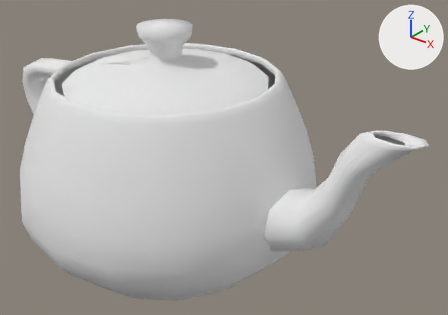
The OBJ model data/models/teapot/model.obj as it was, and as the next commit left it.
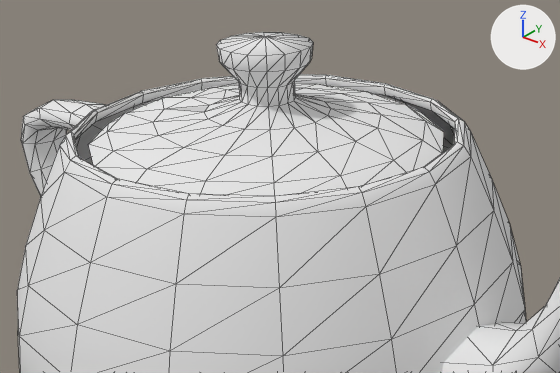
Each version is shown whole from a camera (50 mm lens) standing at (26.3, -27.0, 24.7) and looking at (3.5, 1.4, 7.1), then close up on the part from 2% to 75% of the width and 0% to 69% of the height. Lighting does not change. The marker at upper right points along +X, +Y and +Z. The close-ups show mesh edges as thin lines. Where no turn or scale is listed for an object, it has been applied to the vertices. Vertices at the same position are counted once.

In view in the first close-up: 'model'.
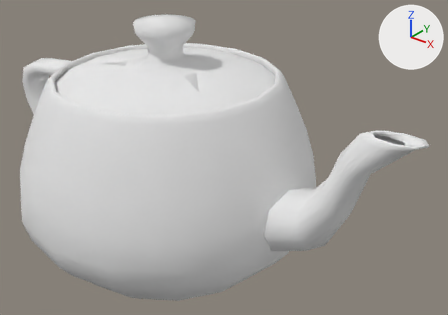
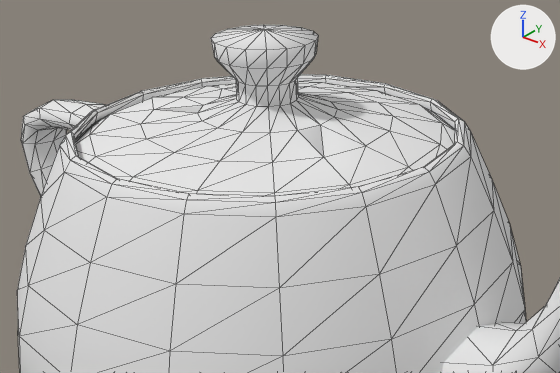
The newer file is also rescaled (x0.49), turned or shifted as a whole; pictures and numbers use the older file's frame.

Changed parts and their boxes [x1, y1, x2, y2] in the close-ups (560 x 373 px):
'model', reshaped: before [17, 32, 560, 373]; after [17, 25, 560, 373]
part 1 of me_model, built on: before [88, 32, 444, 196]; after [76, 25, 455, 196]

What the commit changed:
me_model is used by ob_model.
me_model had 529 vertices, 992 faces and spanned x -15.0..17.1, y -10.0..10.0, z 0.0..15.8.
me_model now has 529 vertices, 993 faces and spans x -15.0..17.1, y -10.0..10.0, z 0.0..16.0.
Part 1, on me_model:
3 vertices in x 0.9..1.0, y -0.4..0.4, z 14.2 move by (0.1, 0.0, 0.1).
3 vertices in x 0.9..1.0, y -0.4..0.4, z 13.5 move by (0.1, 0.0, 0.0).
3 vertices in x -0.4..0.4, y -1.0..-0.9, z 14.2 move by (0.0, -0.1, 0.1).
3 vertices in x -0.4..0.4, y -1.0..-0.9, z 13.5 move by (0.0, -0.1, 0.0).
3 vertices in x -1.0..-0.9, y -0.4..0.4, z 14.2 move by (-0.1, 0.0, 0.1).
3 vertices in x -1.0..-0.9, y -0.4..0.4, z 13.5 move by (-0.1, 0.0, 0.0).
111 vertices move from x -6.5..6.5, y -6.5..6.5, z 12.0..15.8 to x -7.2..7.2, y -7.2..7.2, z 11.9..16.0.
1 new face joins them.
